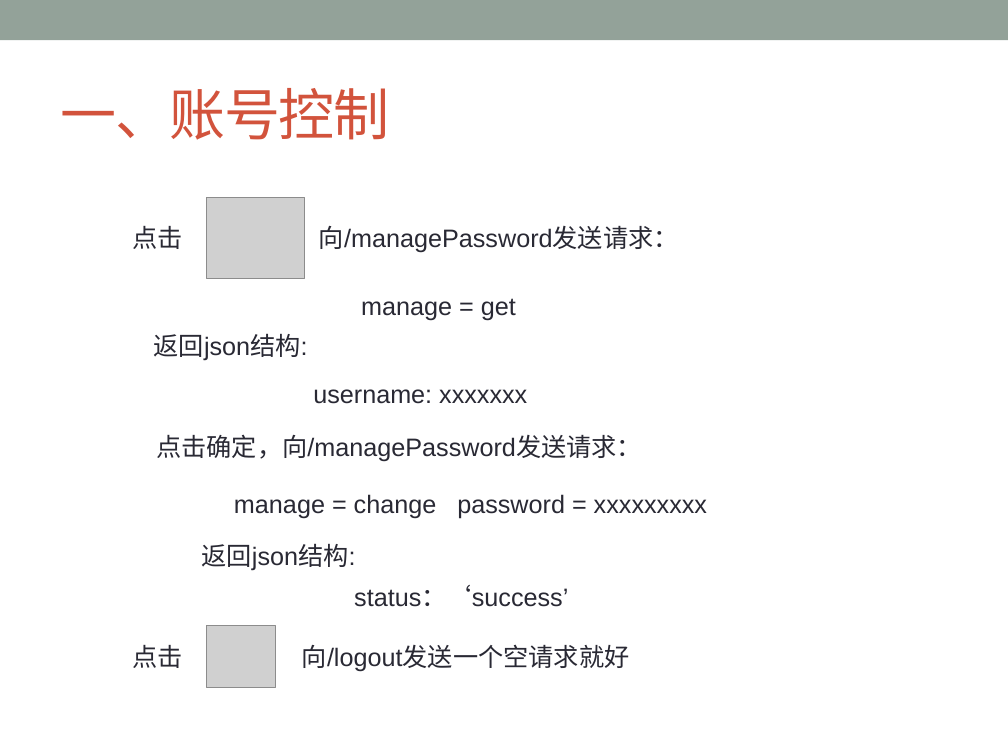
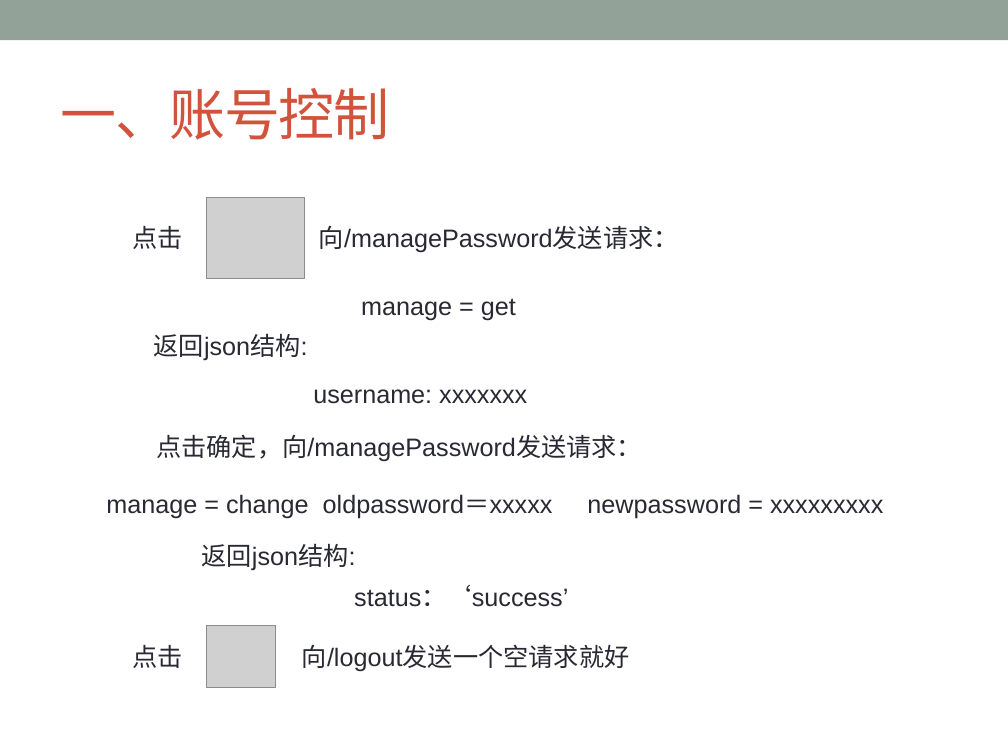
Before and after one commit to ChanSeaThink/LULLGREE, a slide deck: slide 6 of ZSGree前后端逻辑及接口.pptx. Drawn at 1008x756 pixels with LibreOffice and Linux fonts; fonts in the diff are those of the drawing; grey boxes stand for pictures. Boxes give left, top, right and bottom in pixels: in the first picture for what was removed or moved away, otherwise in the second. Text is boxed around its words. In the diff, an @@ line names an element or a change of style, - is before the commit and + after.

```diff
--- a/ZSGree前后端逻辑及接口.pptx
+++ b/ZSGree前后端逻辑及接口.pptx
@@ text at (106,494,883,519): text changed @@
-manage = change password = xxxxxxxxx
+manage = change oldpassword＝xxxxx newpassword = xxxxxxxxx
```
Also in this commit, not shown: 2 other files.
